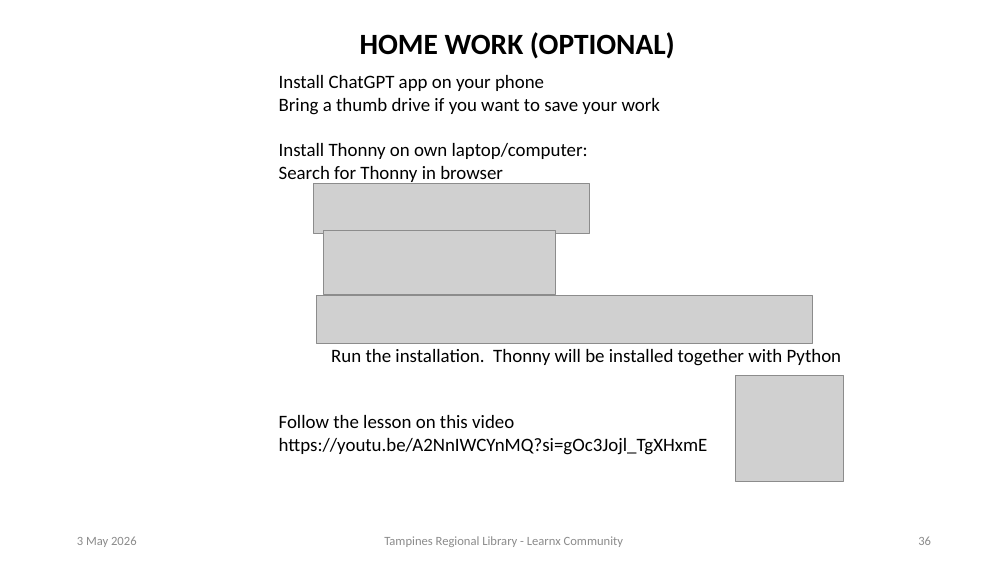
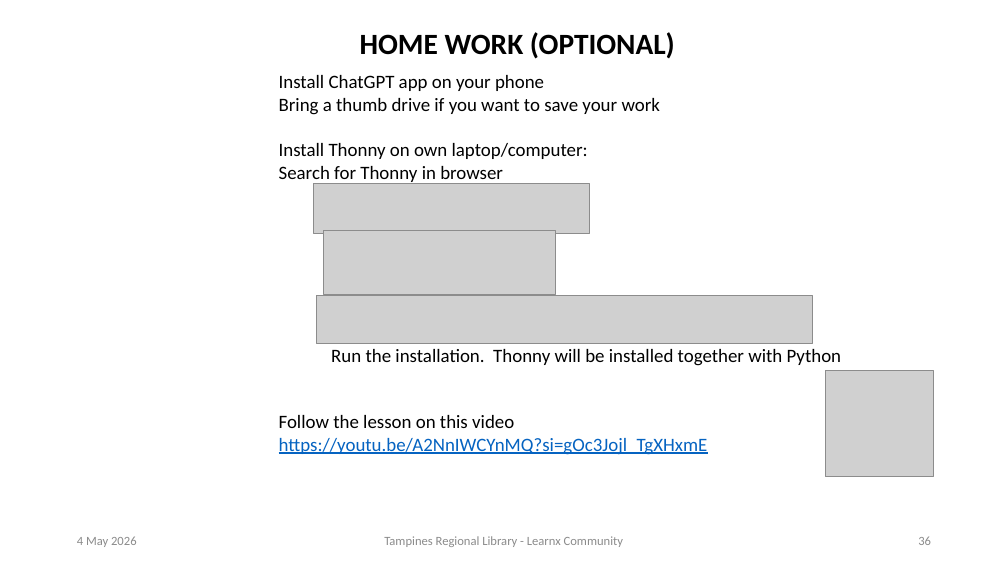
Before and after one commit to ssgoh/Pi-Python-Workshop, a slide deck: slide 36 of Pi Pico Python Course with Picozero Library.pptx. Drawn at 1008x567 pixels with LibreOffice and Linux fonts; fonts in the diff are those of the drawing; grey boxes stand for pictures. Boxes give left, top, right and bottom in pixels: in the first picture for what was removed or moved away, otherwise in the second. Text is boxed around its words. In the diff, an @@ line names an element or a change of style, - is before the commit and + after.

```diff
--- a/Pi Pico Python Course with Picozero Library.pptx
+++ b/Pi Pico Python Course with Picozero Library.pptx
@@ picture: place and size @@
-picture at <box>736,375,844,481</box>
+picture at <box>826,371,934,477</box>
@@ text at <box>279,438,708,455</box>: text colour #000000 to #0563C1, underline on in "https://youtu.be/A2NnIWCYnMQ?si=gOc3Jojl_TgXHxmE" @@
@@ text at <box>77,536,137,547</box>: text changed @@
-3 May 2026
+4 May 2026
```
Also in this commit, not shown: 52 other slides changed, 5 slides added, 2 other files.
